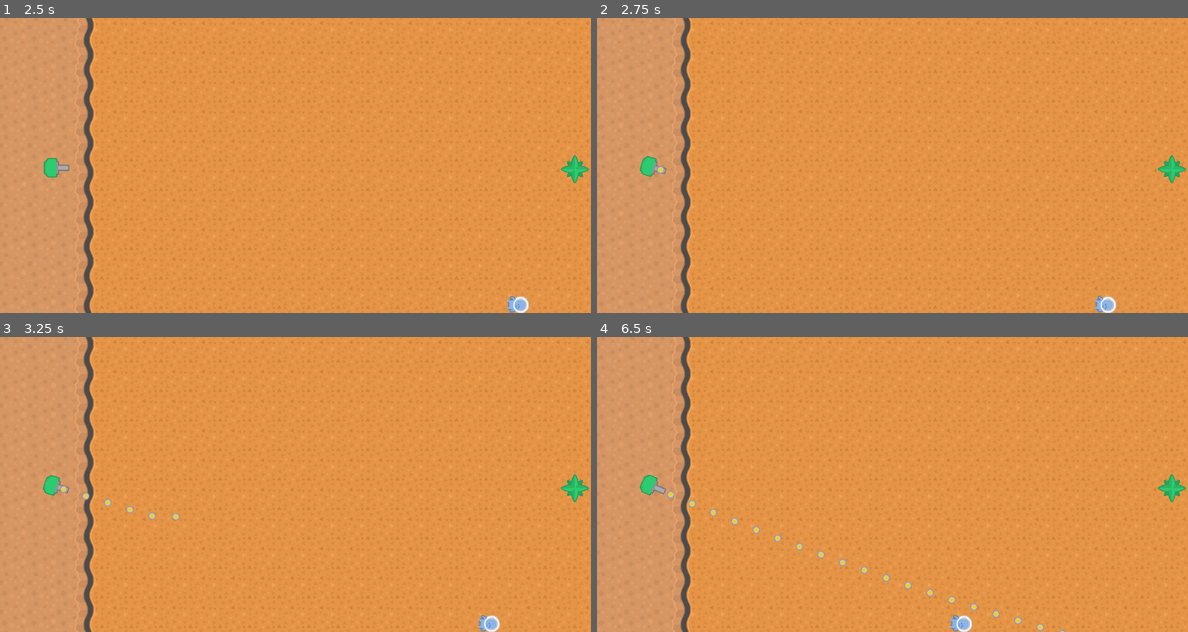
Above: before the commit, frames 1-4 (two rows, left to right).
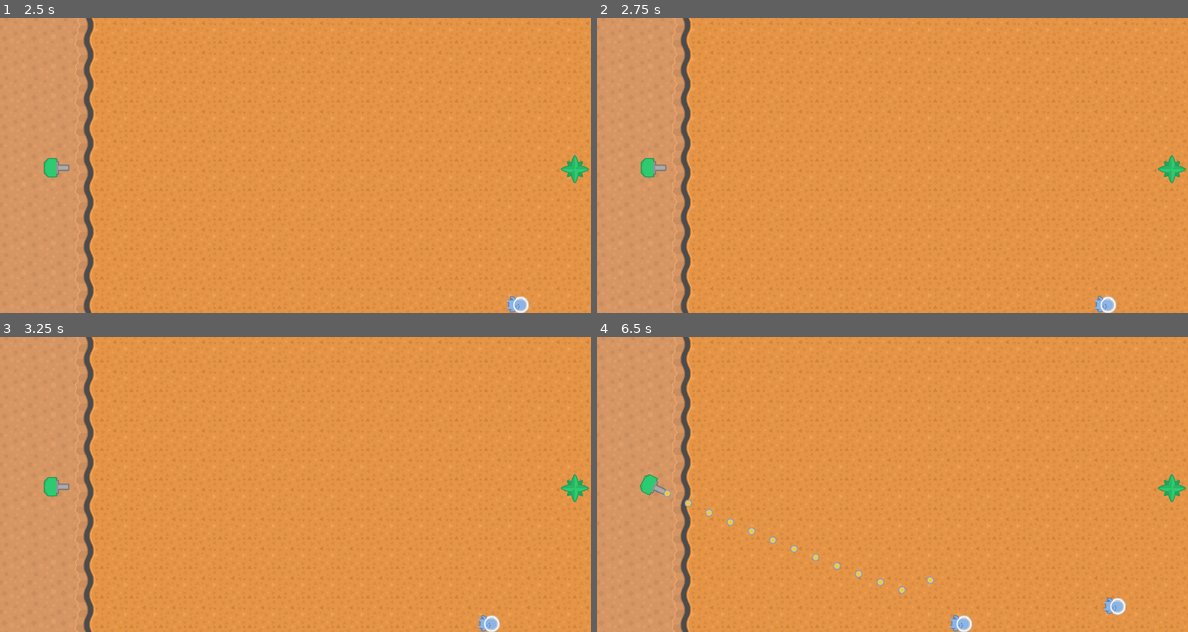
Above: after the commit, the same moments.

Repository: Mynijo/GateDefense
Game: Godot game, scene res://terrain/Map01.tscn
The game is run twice, just before and just after one commit, with the same random seed, the same clock (stepped at 60 frames per second) and the same inputs.
Inputs:
- Up to frame 1 (2.5 s): tap Enter at 0.5 s
- Up to frame 2 (2.75 s): no input
- Up to frame 3 (3.25 s): no input
- Up to frame 4 (6.5 s): no input

Frame 1 is identical in both runs. In frame 2, 0.1% of the frame differs, in the area x 7-12%, y 46-54%; in frame 3, 0.2%; in frame 4, 1.0%, in the area x 7-90%, y 46-100%.

Commit message:
Waves are now stronger even after wave 10

Diff:
--- a/Enemy/EnemySpawner.gd
+++ b/Enemy/EnemySpawner.gd
@@ -12,15 +12,15 @@
 
 
 func _on_SpawnTimer_timeout():
-	var e = enemy.instance()
-	add_child(e)
 
-	var pos = Vector2()
-	pos.x = position.normalized().x
-	pos.y = ((randi() % 640 )+ 1) -320
-	e.spawn(pos)
+	for i in range(int(wave/10)+1):
+		var e = enemy.instance()
+		add_child(e)
+		var pos = Vector2()
+		pos.x = position.normalized().x
+		pos.y = ((randi() % 640 )+ 1) -320
+		e.spawn(pos)
 
-	$SpawnTimer.wait_time = StartIntervall - wave
+	$SpawnTimer.wait_time = StartIntervall - (wave % 10)
 	$SpawnTimer.start()
-	if wave < StartIntervall -1:
-		wave += 1
+	wave += 1
--- a/Tower/Tower.gd
+++ b/Tower/Tower.gd
@@ -25,7 +25,9 @@
 func _process(delta):
 
 	if target.size() != 0:
-		var target_dir = ((target.front()).global_position - $Body.global_position).normalized()
+		var pos = target.front().global_position
+		pos.x -= 50
+		var target_dir = ( pos - $Body.global_position).normalized()
 		var current_dir = Vector2(1, 0).rotated($Body.global_rotation)
 		$Body.global_rotation = current_dir.linear_interpolate(target_dir, turret_speed * delta).angle()
 
--- a/terrain/Map01.tscn
+++ b/terrain/Map01.tscn
@@ -29,6 +29,7 @@
 occluder_light_mask = 1
 format = 1
 tile_data = PoolIntArray( 0, 105, 0, 1, 105, 0, 2, 106, 0, 3, 54, 0, 4, 55, 0, 5, 55, 0, 6, 55, 0, 7, 55, 0, 8, 55, 0,  …(2827 unchanged characters)…
+_sections_unfolded = [ "Collision", "Occluder" ]
 __meta__ = {
 "_edit_group_": true
 }
@@ -40,6 +41,7 @@
 collision_mask = 1
 gun_cooldown = 0.1
 turret_speed = 50.0
+detect_radius = 800
 
 [node name="EnemySpawner" parent="." index="2" instance=ExtResource( 4 )]
 
